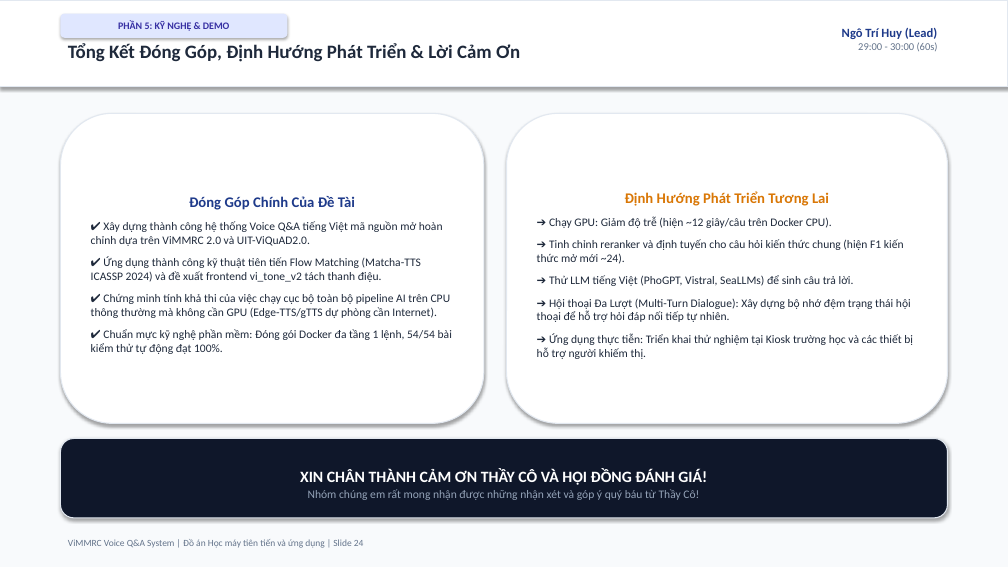
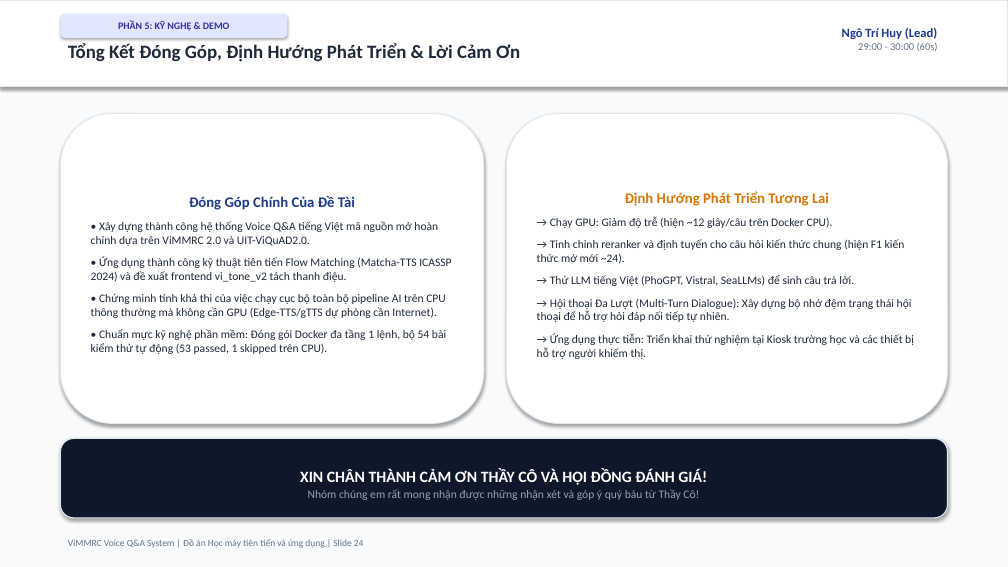
Before and after one commit to ngohuy04022000/vimmrc-qa-voice, a slide deck: slide 24 of docs/ViMMRC_Presentation_30min.pptx. Drawn at 1008x567 pixels with LibreOffice and Linux fonts; fonts in the diff are those of the drawing. Boxes give left, top, right and bottom in pixels: in the first picture for what was removed or moved away, otherwise in the second. Text is boxed around its words. In the diff, an @@ line names an element or a change of style, - is before the commit and + after.

```diff
--- a/docs/ViMMRC_Presentation_30min.pptx
+++ b/docs/ViMMRC_Presentation_30min.pptx
@@ text in rounded rectangle at (x1=91, y1=221, x2=451, y2=354): text changed @@
-✔ Xây dựng thành công hệ thống Voice Q&A tiếng Việt mã nguồn mở hoàn chỉnh dựa trên ViMMRC 2.0 và UIT-ViQuAD2.0.
-✔ Ứng dụng thành công kỹ thuật tiên tiến Flow Matching (Matcha-TTS ICASSP 2024) và đề xuất frontend vi_tone_v2 tách thanh điệu.
-✔ Chứng minh tính khả thi của việc chạy cục bộ toàn bộ pipeline AI trên CPU thông thường mà không cần GPU (Edge-TTS/gTTS dự phòng cần Internet).
-✔ Chuẩn mực kỹ nghệ phần mềm: Đóng gói Docker đa tầng 1 lệnh, 54/54 bài kiểm thử tự động đạt 100%.
+• Xây dựng thành công hệ thống Voice Q&A tiếng Việt mã nguồn mở hoàn chỉnh dựa trên ViMMRC 2.0 và UIT-ViQuAD2.0.
+• Ứng dụng thành công kỹ thuật tiên tiến Flow Matching (Matcha-TTS ICASSP 2024) và đề xuất frontend vi_tone_v2 tách thanh điệu.
+• Chứng minh tính khả thi của việc chạy cục bộ toàn bộ pipeline AI trên CPU thông thường mà không cần GPU (Edge-TTS/gTTS dự phòng cần Internet).
+• Chuẩn mực kỹ nghệ phần mềm: Đóng gói Docker đa tầng 1 lệnh, bộ 54 bài kiểm thử tự động (53 passed, 1 skipped trên CPU).
@@ text in rounded rectangle at (x1=537, y1=216, x2=914, y2=359): text changed @@
-➔ Chạy GPU: Giảm độ trễ (hiện ~12 giây/câu trên Docker CPU).
-➔ Tinh chỉnh reranker và định tuyến cho câu hỏi kiến thức chung (hiện F1 kiến thức mở mới ~24).
-➔ Thử LLM tiếng Việt (PhoGPT, Vistral, SeaLLMs) để sinh câu trả lời.
-➔ Hội thoại Đa Lượt (Multi-Turn Dialogue): Xây dựng bộ nhớ đệm trạng thái hội thoại để hỗ trợ hỏi đáp nối tiếp tự nhiên.
-➔ Ứng dụng thực tiễn: Triển khai thử nghiệm tại Kiosk trường học và các thiết bị hỗ trợ người khiếm thị.
+→ Chạy GPU: Giảm độ trễ (hiện ~12 giây/câu trên Docker CPU).
+→ Tinh chỉnh reranker và định tuyến cho câu hỏi kiến thức chung (hiện F1 kiến thức mở mới ~24).
+→ Thử LLM tiếng Việt (PhoGPT, Vistral, SeaLLMs) để sinh câu trả lời.
+→ Hội thoại Đa Lượt (Multi-Turn Dialogue): Xây dựng bộ nhớ đệm trạng thái hội thoại để hỗ trợ hỏi đáp nối tiếp tự nhiên.
+→ Ứng dụng thực tiễn: Triển khai thử nghiệm tại Kiosk trường học và các thiết bị hỗ trợ người khiếm thị.
```
Also in this commit, not shown: 19 other slides changed, 24 other files.
